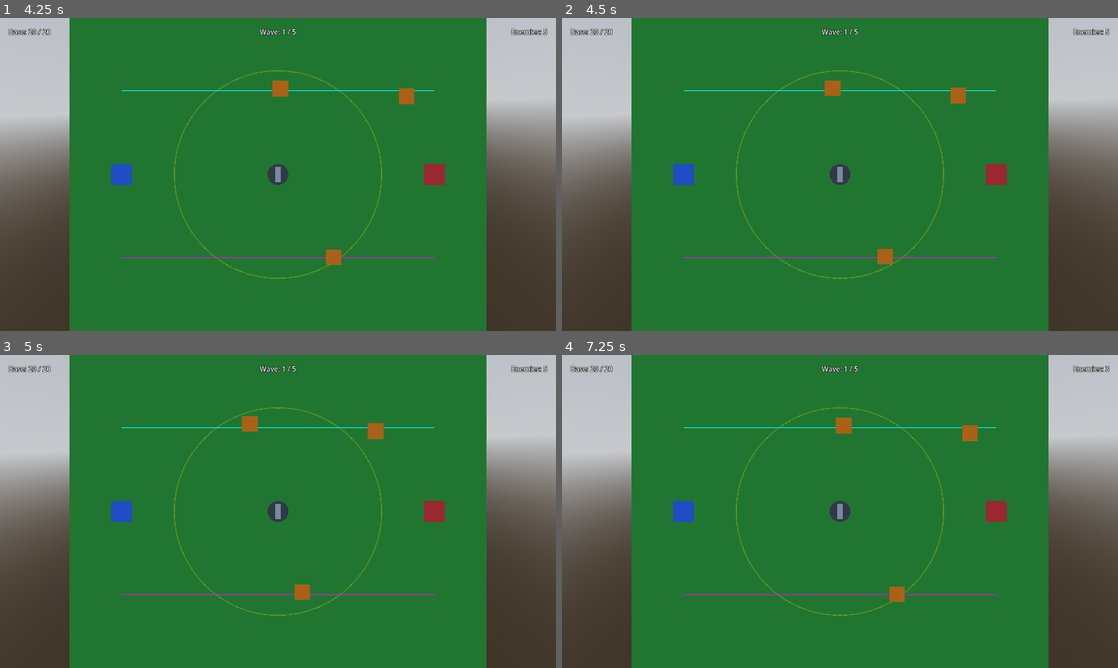
Above: before the commit, frames 1-4 (two rows, left to right).
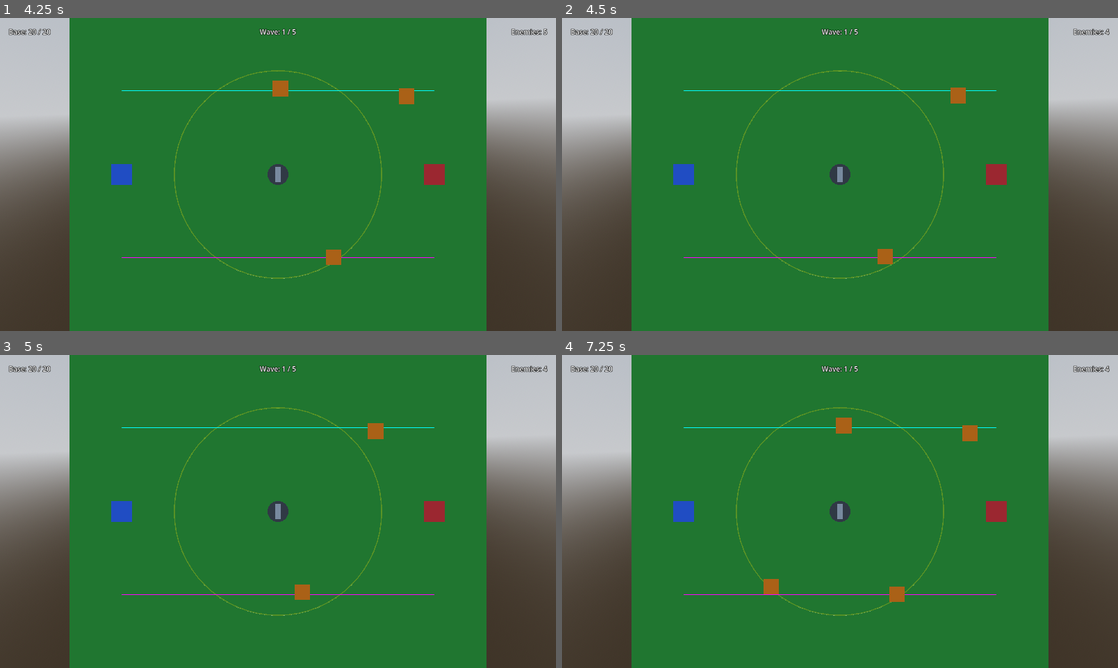
Above: after the commit, the same moments.

Repository: JBones521/generals-td
Game: Godot game, scene res://scenes/levels/level_01.tscn
Two runs of this game, one before a commit and one after it. Both use one fixed random seed, a clock stepped at 60 frames per second and the inputs below.
Inputs:
- Up to frame 1 (4.25 s): tap N at 0.5, 0.6, 1.35, 2.1, 2.85, 3.6 s
- Up to frame 2 (4.5 s): tap N at 4.35 s
- Up to frame 3 (5 s): no input
- Up to frame 4 (7.25 s): tap N at 5.1, 5.85, 6.6 s

Frame 1 is identical in both runs. In frame 2, 0.2% of the frame differs, in the area x 47-99%, y 3-25%; in frame 3, 0.2%; in frame 4, 0.1%.

Commit message:
Fix enemy spawn position to prevent origin-side detection
Co-Authored-By: Claude Opus 4.7 (1M context) <noreply@anthropic.com>

Diff:
--- a/scripts/enemy.gd
+++ b/scripts/enemy.gd
@@ -38,7 +38,8 @@
 	if path != null and path.waypoints.size() > 0:
 		var start := path.waypoints[0]
 		start.y = 1.0
-		global_position = start
+		if global_position.distance_to(start) > 0.1:
+			global_position = start
 
 
 func _physics_process(delta: float) -> void:
--- a/scripts/enemy_spawner.gd
+++ b/scripts/enemy_spawner.gd
@@ -12,12 +12,18 @@
 	if path == null:
 		push_error("[EnemySpawner] path is null — cannot spawn")
 		return
+	if path.waypoints.size() == 0:
+		push_error("[EnemySpawner] path '%s' has no waypoints — cannot spawn" % path.path_name)
+		return
 	var enemy := enemy_scene.instantiate() as Enemy
 	if enemy == null:
 		push_error("[EnemySpawner] failed to cast instantiated scene to Enemy")
 		return
-	get_parent().add_child(enemy)
 	enemy.apply_wave_modifiers(health_mult, speed_mult)
 	enemy.damage_on_reach_base = damage_to_base
+	var start_position: Vector3 = path.waypoints[0]
+	start_position.y = 1.0
+	enemy.position = start_position
+	get_parent().add_child(enemy)
 	enemy.assign_path(path)
 	print("[EnemySpawner] spawned enemy on '%s' (h_mult=%.2f s_mult=%.2f dmg=%d) at %s" % [path.path_name, health_mult, speed_mult, damage_to_base, enemy.global_position])
